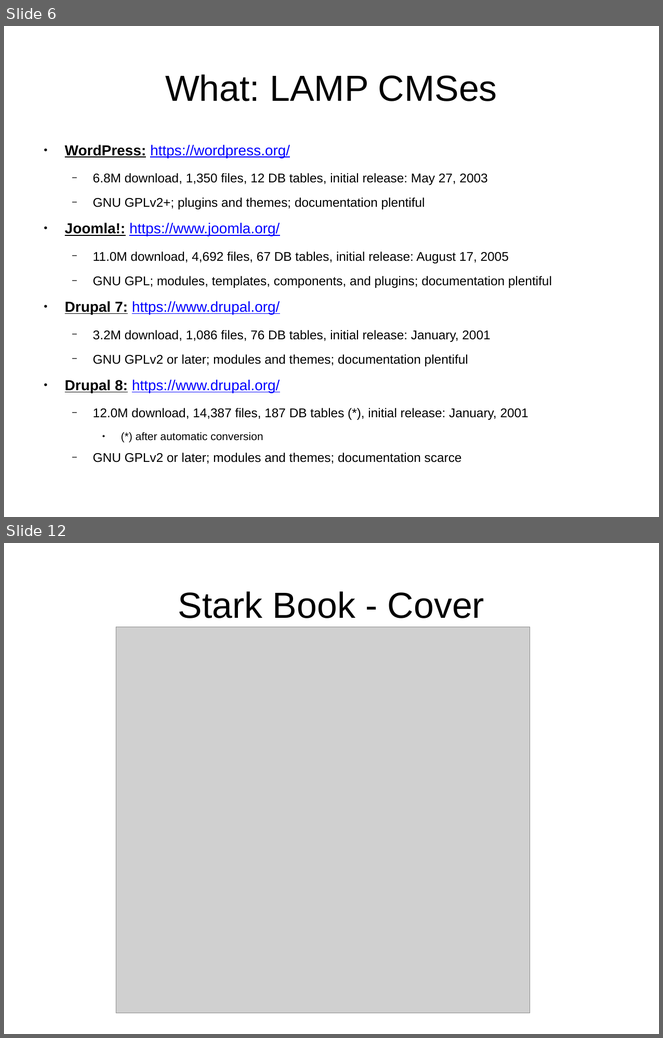
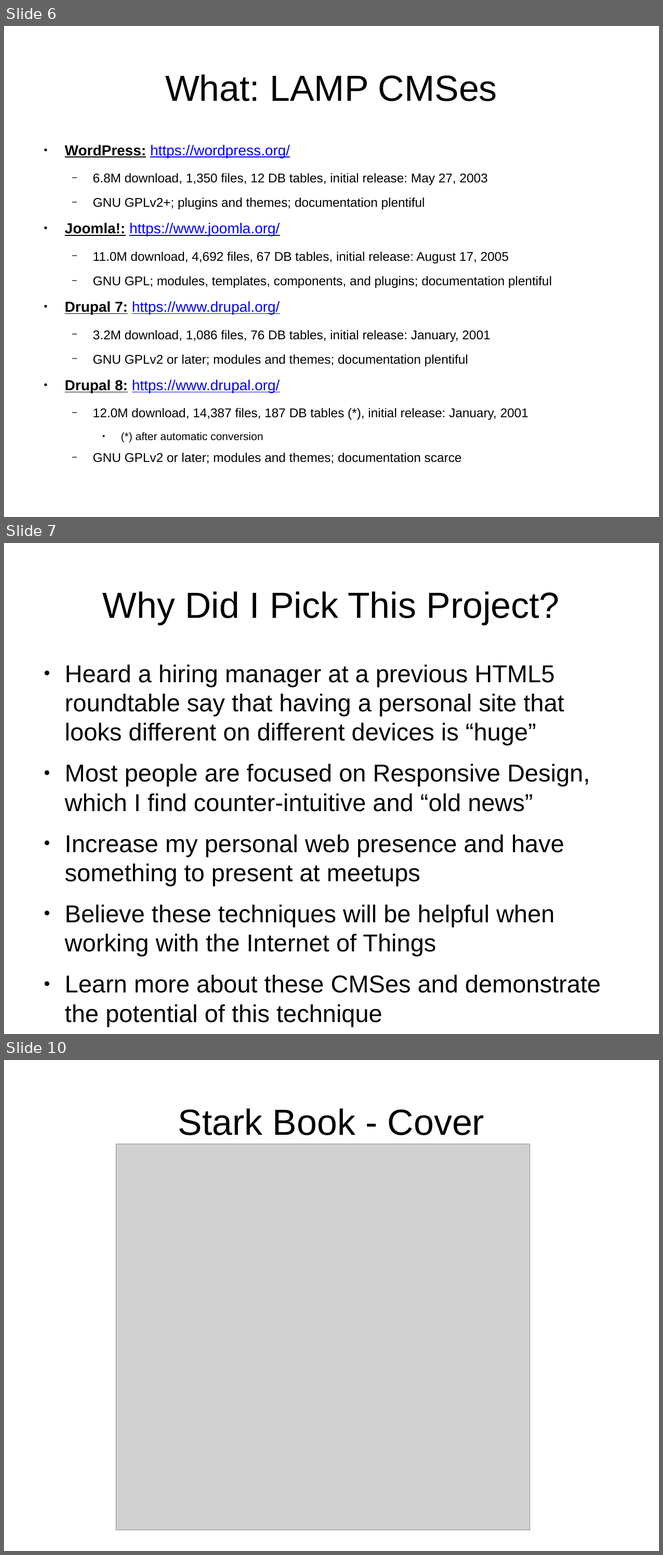
Before and after one commit to tomwhartung/jmws_accoutrements, a slide deck: presentations/2016_04-AWD_in_PHP_CMSes/AWD_in_PHP_CMSes-slides.odp. Shown one above the other, each under a label of ours: slides 6 and 12 before the commit, slides 6, 7 and 10 after it; the slides between them are not shown. The pictures are 663x1038 and 663x1555 pixels, drawn with LibreOffice and Linux fonts; fonts in the diff are those of the drawing; grey boxes stand for pictures. Boxes give left, top, right and bottom in pixels: in the first picture for what was removed or moved away, otherwise in the second. Text is boxed around its words. In the diff, an @@ line names an element or a change of style, - is before the commit and + after.

Commit message:
Thinking the "Why"s are mostly if not completely done, now for the "How"s or "When"s....

```diff
--- a/presentations/2016_04-AWD_in_PHP_CMSes/AWD_in_PHP_CMSes-slides.odp
+++ b/presentations/2016_04-AWD_in_PHP_CMSes/AWD_in_PHP_CMSes-slides.odp
@@ slide 7 added at (4, 543, 659, 1034), background #FFFFFF @@
@@ title added at (103, 591, 560, 625), 44 pt, text #000000 @@
+Why Did I Pick This Project?
@@ text added at (65, 665, 601, 1027), 29.6 pt, text #000000 @@
+● Heard a hiring manager at a previous HTML5 roundtable say that having a personal site that looks different on different devices is “huge”
+● Most people are focused on Responsive Design, which I find counter-intuitive and “old news”
+● Increase my personal web presence and have something to present at meetups
+● Believe these techniques will be helpful when working with the Internet of Things
+● Learn more about these CMSes and demonstrate the potential of this technique
@@ what was slide 12 is now slide 10 @@
```
Also in this commit, not shown: 2 slides changed, 3 slides removed.
